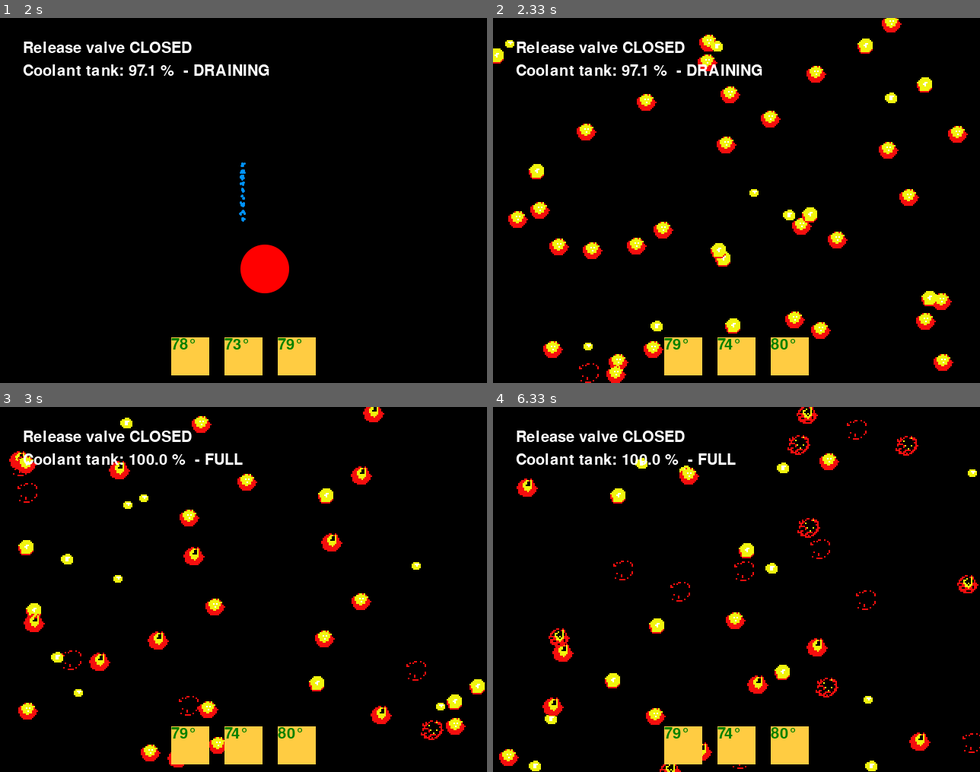
Above: before the commit, frames 1-4 (two rows, left to right).
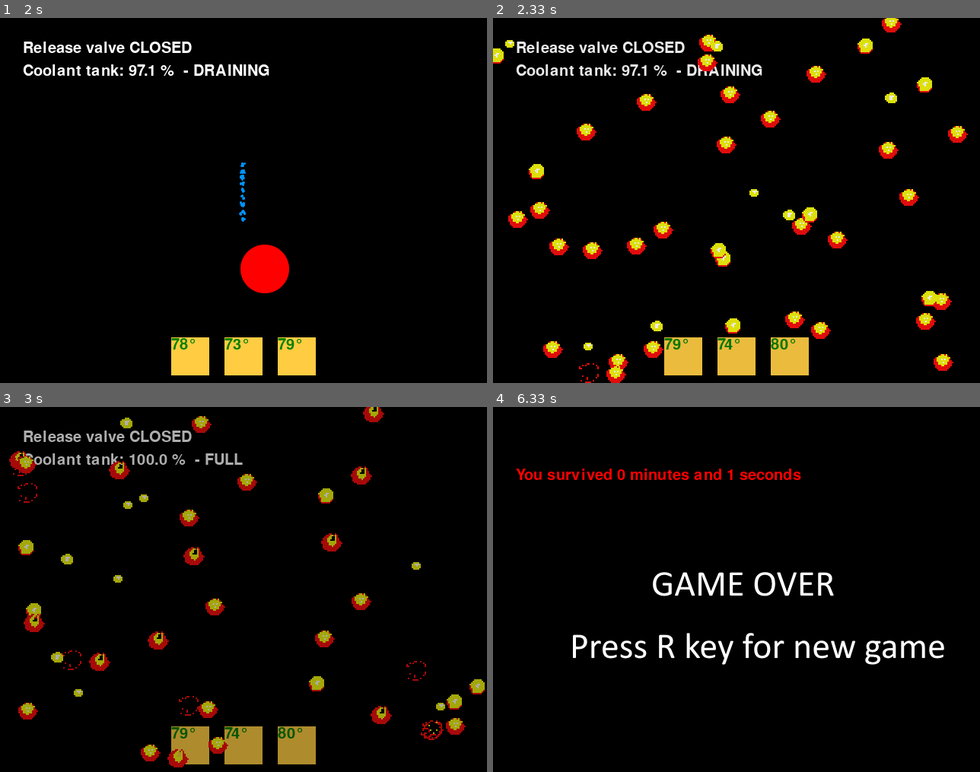
Above: after the commit, the same moments.

Repository: rkibria/Pygame-Community-Easter-Jam-2023
Game: pygame game, started from main.py
Two runs of this game, one before a commit and one after it. Both use one fixed random seed, a clock stepped at 60 frames per second and the inputs below.
Inputs:
- Up to frame 1 (2 s): tap Space at 0.33, 1.23, 1.53 s; hold D 0.67-1.13 s; hold D 1.17-1.63 s
- Up to frame 2 (2.33 s): no input
- Up to frame 3 (3 s): no input
- Up to frame 4 (6.33 s): hold D 4.83-5.37 s; tap Space at 4.9, 5.2 s

Frame 1 is identical in both runs. In frame 2, less than 0.1% of the frame differs, in the area x 42-46%, y 12-15%; in frame 3, 7.7%; in frame 4, 10%, in the area x 1-100%, y 0-100%.

Commit message:
fade to black

Diff:
--- a/main.py
+++ b/main.py
@@ -331,22 +331,30 @@
                 if random.random() < 0.5:
                     expl[0].update(random.randint(0, SCR_WIDTH), random.randint(0, SCR_HEIGHT))
                     expl[1] = 8 * slowdown
-
-        imgs = game_state["explosion_img"]
-        for expl in game_state["explosions"]:
-            if expl[1] == 0:
-                if random.random() < 0.2:
-                    expl[0].update(random.randint(0, SCR_WIDTH), random.randint(0, SCR_HEIGHT))
-                    expl[1] = 8 * slowdown
-            else:
-                pos = expl[0].copy()
-                # pos += Vector2(random.randint(-1, 1), random.randint(-1, 1))
-                img = imgs[8 - 1 - (expl[1] // slowdown)]
-                scr_pos = (int(pos.x - img.get_width() / 2), SCR_HEIGHT - int(pos.y + img.get_height() / 2))
-                surface.blit(img, scr_pos)
-                expl[1] -= 1
-
-        draw_targets(surface, game_state, frame)
+            game_state["black_screen"] = pg.Surface(SCR_SIZE)
+            game_state["black_screen"].fill((0,0,0))
+            game_state["counter"] = 0
+
+        if game_state["counter"] > 255:
+            game_state["state"] = STATE_END
+        else:
+            draw_targets(surface, game_state, frame)
+
+            imgs = game_state["explosion_img"]
+            for expl in game_state["explosions"]:
+                if expl[1] == 0:
+                    if random.random() < 0.2:
+                        expl[0].update(random.randint(0, SCR_WIDTH), random.randint(0, SCR_HEIGHT))
+                        expl[1] = 8 * slowdown
+                else:
+                    pos = expl[0]
+                    img = imgs[8 - 1 - (expl[1] // slowdown)]
+                    scr_pos = (int(pos.x - img.get_width() / 2), SCR_HEIGHT - int(pos.y + img.get_height() / 2))
+                    surface.blit(img, scr_pos)
+                    expl[1] -= 1
+            game_state["black_screen"].set_alpha(game_state["counter"])
+            surface.blit(game_state["black_screen"], (0,0))
+            game_state["counter"] += 3
     else:
         surface.blit(game_state["end_img"], (0,0))
         if not "end_text" in game_state:
